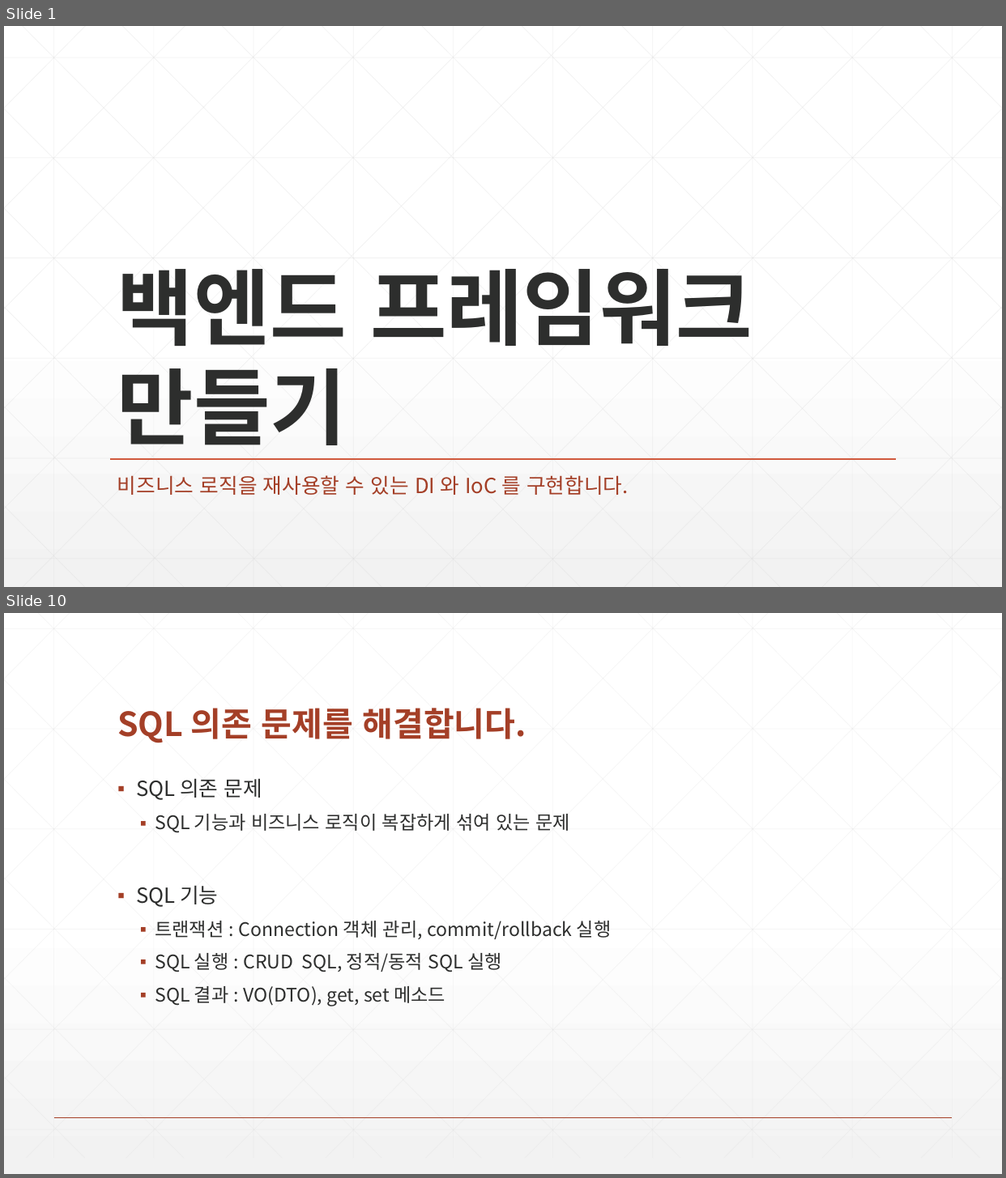
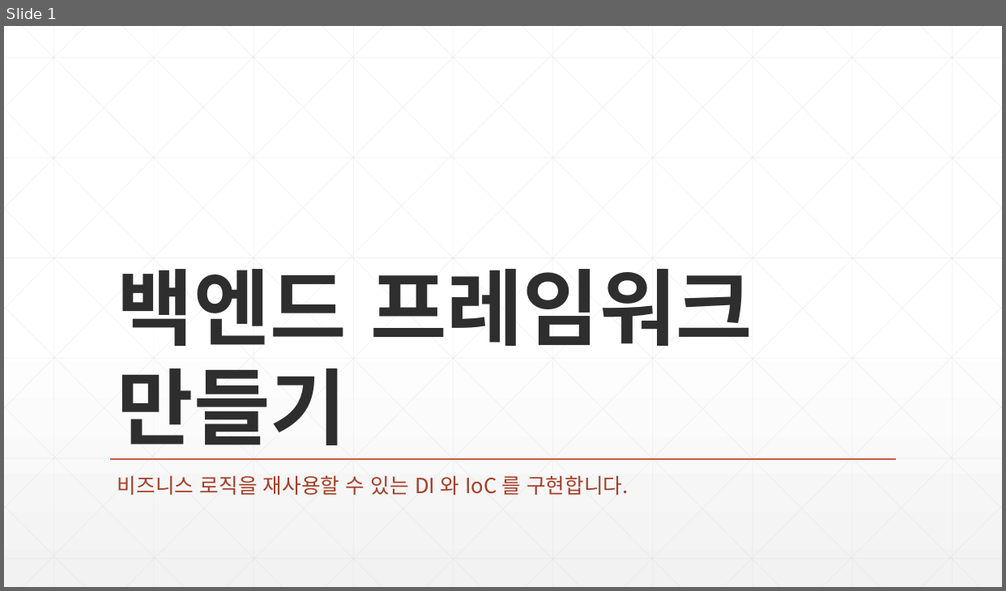
Before and after one commit to zeroshift01/code5, a slide deck: inflearn04/doc/교재.pptx. Shown one above the other, each under a label of ours: slides 1 and 10 before the commit, slide 1 after it; the slides between them are not shown. The pictures are 1006x1178 and 1006x591 pixels, drawn with LibreOffice and Linux fonts; fonts in the diff are those of the drawing. Boxes give left, top, right and bottom in pixels: in the first picture for what was removed or moved away, otherwise in the second. Text is boxed around its words. In the diff, an @@ line names an element or a change of style, - is before the commit and + after.

```diff
--- a/inflearn04/doc/교재.pptx
+++ b/inflearn04/doc/교재.pptx
@@ slide 10 removed at (4,613,1002,1174), background gradient #FFFFFF to #F2F2F2 @@
@@ title removed at (117,708,526,743) @@
-SQL 의존 문제를 해결합니다.
@@ text removed at (136,778,612,1006) @@
-▪ SQL 의존 문제
-  ▪ SQL 기능과 비즈니스 로직이 복잡하게 섞여 있는 문제
-▪ SQL 기능
-  ▪ 트랜잭션 : Connection 객체 관리, commit/rollback 실행
-  ▪ SQL 실행 : CRUD SQL, 정적/동적 SQL 실행
-  ▪ SQL 결과 : VO(DTO), get, set 메소드
@@ group removed at (4,613,1002,1159): 46 lines @@
@@ line removed from (54, 1118) to (953, 1118) @@
```
Also in this commit, not shown: 5 slides changed, 2 slides added, 9 other slides removed, 6 other files.
